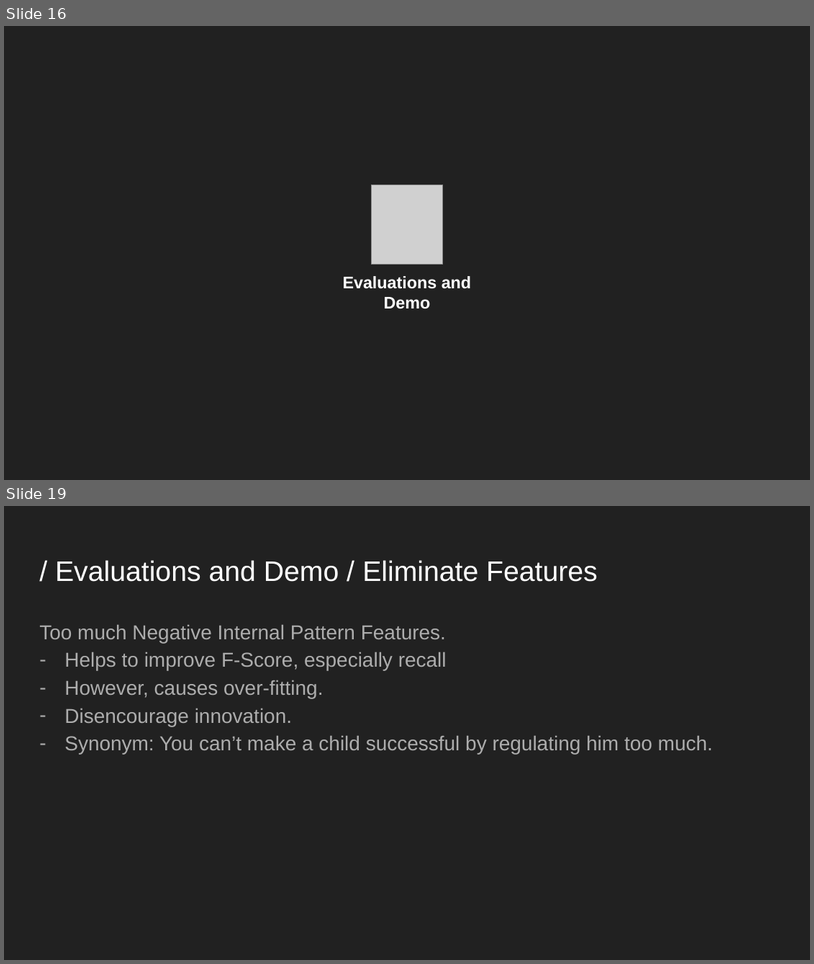
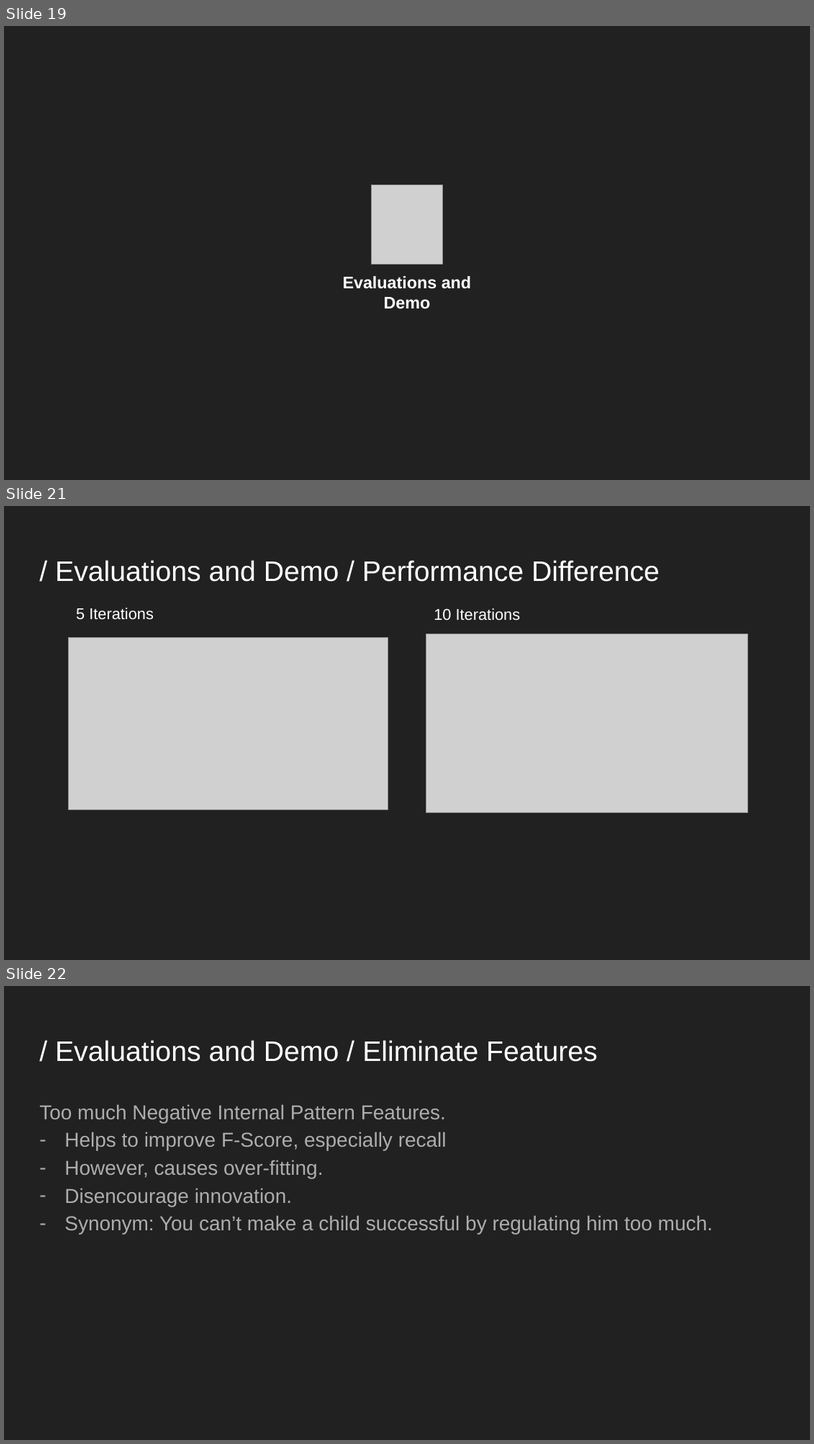
Before and after one commit to YanzhenHuang/CISC3025-Name-Entity, a slide deck: CISC3025-Project3-Presentation.pptx. Shown one above the other, each under a label of ours: slides 16 and 19 before the commit, slides 19, 21 and 22 after it; the slides between them are not shown. The pictures are 814x964 and 814x1444 pixels, drawn with LibreOffice and Linux fonts; fonts in the diff are those of the drawing; grey boxes stand for pictures. Boxes give left, top, right and bottom in pixels: in the first picture for what was removed or moved away, otherwise in the second. Text is boxed around its words. In the diff, an @@ line names an element or a change of style, - is before the commit and + after.

```diff
--- a/CISC3025-Project3-Presentation.pptx
+++ b/CISC3025-Project3-Presentation.pptx
@@ slide 21 added at (4, 506, 810, 960), background #212121 @@
@@ title added at (55, 560, 660, 582), 25.2 pt, text #FFFFFF @@
+/ Evaluations and Demo / Performance Difference
@@ text added at (76, 608, 154, 620), 14 pt, text #FFFFFF @@
+5 Iterations
@@ text added at (434, 608, 521, 620), 14 pt, text #FFFFFF @@
+10 Iterations
@@ picture added at (426, 634, 748, 813) @@
@@ picture added at (69, 638, 388, 809) @@
@@ what was slide 16 is now slide 19 @@
@@ what was slide 19 is now slide 22 @@
```
Also in this commit, not shown: 4 slides changed, 1 other slide added, 1 slide removed.
